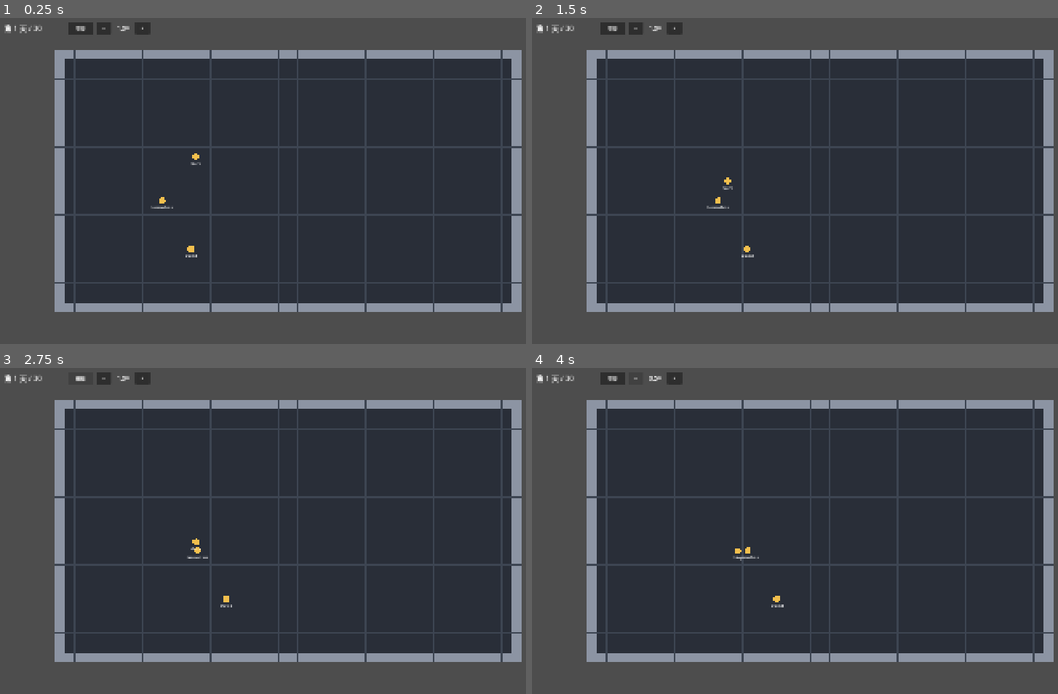
Above: before the commit, frames 1-4 (two rows, left to right).
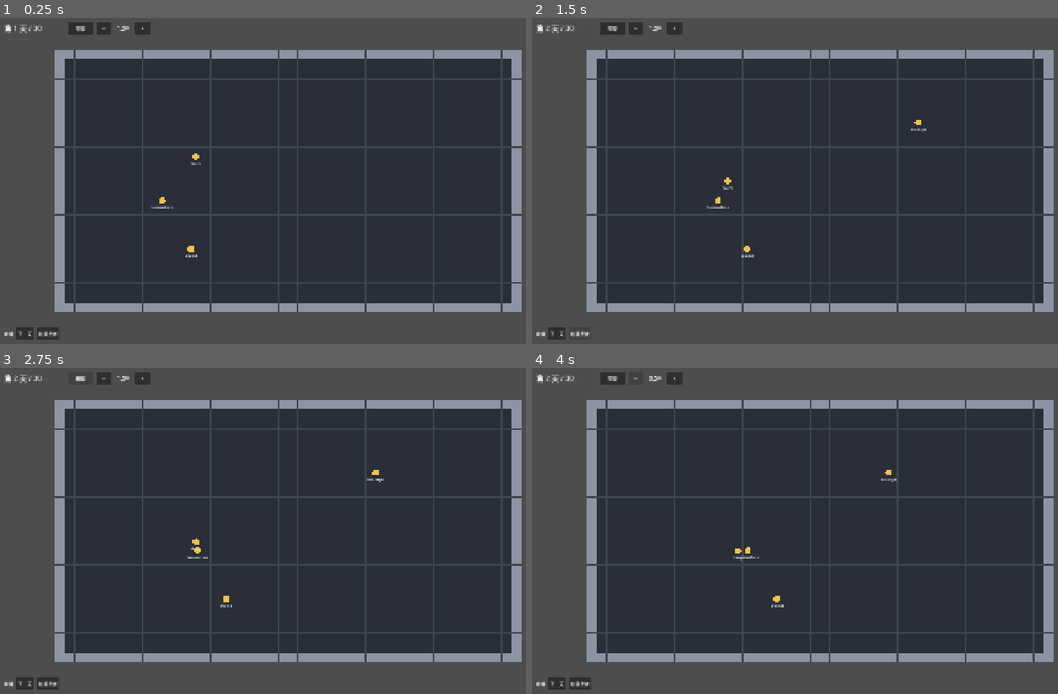
Above: after the commit, the same moments.

Repository: ntust-swe-project/group-AI
Game: Godot game, scene res://scenes/main.tscn
Same seed, same stepped clock (60 frames per second), same inputs: the game is played once before the commit and once after it.
Inputs (mouse positions are in pixels of both pictures, inside the frame that each line leads up to):
- Up to frame 1 (0.25 s): no input
- Up to frame 2 (1.5 s): click (558, 334) at 0.5 s, where only the run after the commit has a clickable "下一天"; click (579, 334) at 1.25 s, where only the run after the commit has a clickable "加殖民者"
- Up to frame 3 (2.75 s): click "暫停" at 2 s
- Up to frame 4 (4 s): click "繼續" at 2.75 s; click "−" at 3.5 s

The runs differ from the first frame. In frame 1, 0.2% of the frame differs, in the area x 0-12%, y 94-99%; in frame 2, 0.2%; in frame 3, 0.3%, in the area x 0-74%, y 2-99%; in frame 4, 0.3%.

Commit message:
feat(ui): add debug buttons for next day and add colonist
DayClock.skip_day() jumps to the start of the next day, works while paused,
and ends the run when skipping day 30. The bottom-left debug bar calls it
and adds a walking colonist. Covers A10.

Co-Authored-By: Claude Opus 5.5 <noreply@anthropic.com>

Diff:
--- a/logic/day_clock.gd
+++ b/logic/day_clock.gd
@@ -34,6 +34,18 @@
 		day += 1
 
 
+## Debug (feature 001, R10): jump to the start of the next day, even while
+## paused. Skipping the final day ends the run.
+func skip_day() -> void:
+	if _finished:
+		return
+	_seconds_into_day = 0.0
+	if day == FINAL_DAY:
+		_finished = true
+	else:
+		day += 1
+
+
 ## True once the final day has fully passed (R2: survive day 30, not just reach it).
 func is_finished() -> bool:
 	return _finished
--- a/scenes/hud.gd
+++ b/scenes/hud.gd
@@ -1,6 +1,8 @@
 extends CanvasLayer
 
 ## Day counter and time controls (feature 001, R1, R8).
+
+signal add_colonist_requested
 
 var clock: DayClock
 
@@ -9,6 +11,8 @@
 	%PauseButton.pressed.connect(_on_pause_pressed)
 	%SlowerButton.pressed.connect(_on_slower_pressed)
 	%FasterButton.pressed.connect(_on_faster_pressed)
+	%NextDayButton.pressed.connect(_on_next_day_pressed)
+	%AddColonistButton.pressed.connect(add_colonist_requested.emit)
 
 
 func _process(_delta: float) -> void:
@@ -49,3 +53,8 @@
 func _on_faster_pressed() -> void:
 	clock.speed_up()
 	refresh()
+
+
+func _on_next_day_pressed() -> void:
+	clock.skip_day()
+	refresh()
--- a/scenes/hud.tscn
+++ b/scenes/hud.tscn
@@ -68,3 +68,27 @@
 unique_name_in_owner = true
 layout_mode = 2
 theme_override_font_sizes/font_size = 24
+
+[node name="DebugBar" type="HBoxContainer" parent="."]
+offset_left = 24.0
+offset_top = 1024.0
+offset_right = 424.0
+offset_bottom = 1064.0
+theme_override_constants/separation = 12
+
+[node name="DebugLabel" type="Label" parent="DebugBar"]
+layout_mode = 2
+theme_override_font_sizes/font_size = 14
+text = "除錯"
+
+[node name="NextDayButton" type="Button" parent="DebugBar"]
+unique_name_in_owner = true
+focus_mode = 0
+layout_mode = 2
+text = "下一天"
+
+[node name="AddColonistButton" type="Button" parent="DebugBar"]
+unique_name_in_owner = true
+focus_mode = 0
+layout_mode = 2
+text = "加殖民者"
--- a/scenes/main.gd
+++ b/scenes/main.gd
@@ -20,6 +20,7 @@
 func _ready() -> void:
 	station_map.grid = grid
 	hud.clock = clock
+	hud.add_colonist_requested.connect(_on_add_colonist_requested)
 	hud.refresh()
 	station_map.position = ((get_viewport_rect().size - station_map.pixel_size()) / 2.0).round()
 	for colonist in colony.colonists:
@@ -33,6 +34,10 @@
 	for id in wanderers:
 		wanderers[id].advance(game_seconds)
 		_views[id].position = station_map.cell_to_pixel(wanderers[id].position())
+
+
+func _on_add_colonist_requested() -> void:
+	_show_colonist(colony.add_colonist())
 
 
 func _unhandled_input(event: InputEvent) -> void:
--- a/test/test_day_clock.gd
+++ b/test/test_day_clock.gd
@@ -137,3 +137,36 @@
 func test_setting_speed_off_step_snaps_to_nearest_half():
 	clock.speed = 3.7
 	assert_eq(clock.speed, 3.5)
+
+
+# T8 — debug "next day" (A10)
+func test_skip_day_moves_to_the_next_day():
+	clock.skip_day()
+	assert_eq(clock.day, 2)
+
+
+func test_skip_day_starts_the_new_day_from_its_beginning():
+	clock.advance(DAY * 0.75)
+	clock.skip_day()
+	clock.advance(DAY * 0.5)
+	assert_eq(clock.day, 2)
+
+
+func test_skip_day_works_while_paused():
+	clock.paused = true
+	clock.skip_day()
+	assert_eq(clock.day, 2)
+
+
+func test_skipping_day_thirty_finishes_the_run():
+	clock.advance(DAY * 29)
+	clock.skip_day()
+	assert_eq(clock.day, 30)
+	assert_true(clock.is_finished())
+
+
+func test_skip_day_does_nothing_after_the_run_is_over():
+	clock.advance(DAY * 30)
+	clock.skip_day()
+	assert_eq(clock.day, 30)
+	assert_true(clock.is_finished())
--- /dev/null
+++ b/test/test_debug_bar.gd
@@ -0,0 +1,34 @@
+extends GutTest
+
+# T8 — debug buttons (A10).
+
+const MainScene := preload("res://scenes/main.tscn")
+
+var main: Node
+var hud: Node
+
+
+func before_each():
+	main = add_child_autofree(MainScene.instantiate())
+	hud = main.get_node("Hud")
+
+
+func test_next_day_button_moves_to_the_next_day():
+	hud.get_node("%NextDayButton").pressed.emit()
+	assert_eq(main.clock.day, 2)
+
+
+func test_add_colonist_button_adds_a_walking_colonist():
+	hud.get_node("%AddColonistButton").pressed.emit()
+	assert_eq(main.colony.colonists.size(), 4)
+	assert_eq(main.wanderers.size(), 4)
+	assert_eq(main.get_tree().get_nodes_in_group("colonist_views").size(), 4)
+	var added: Colonist = main.colony.colonists.back()
+	assert_true(main.grid.is_floor(main.wanderers[added.id].cell))
+
+
+func test_added_colonist_can_be_clicked():
+	hud.get_node("%AddColonistButton").pressed.emit()
+	var added: Colonist = main.colony.colonists.back()
+	var walker: Wanderer = main.wanderers[added.id]
+	assert_same(main.colonist_at(main.station_map.cell_to_pixel(walker.position())), added)
Not shown, added: test/test_debug_bar.gd.uid
